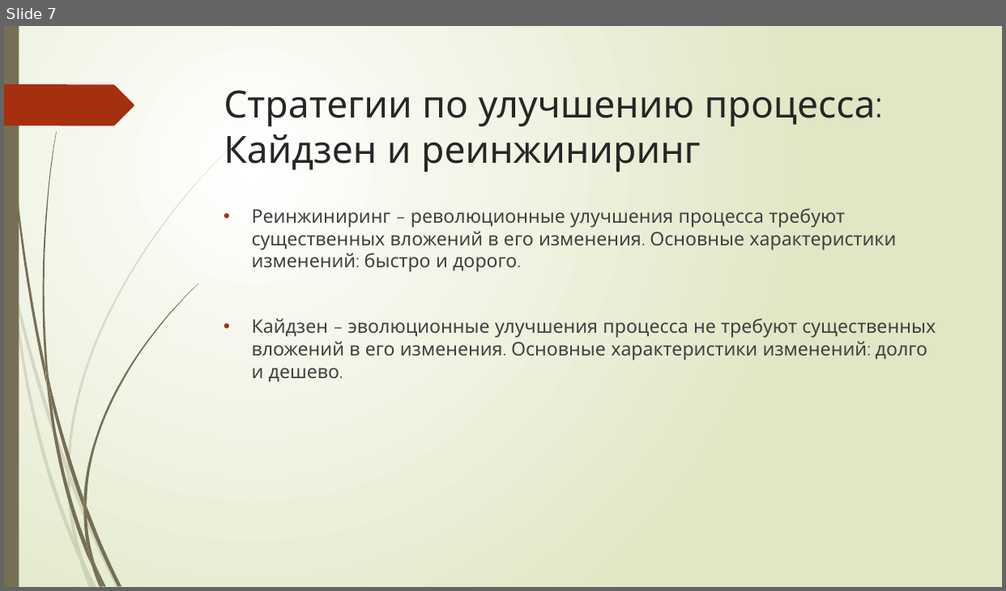
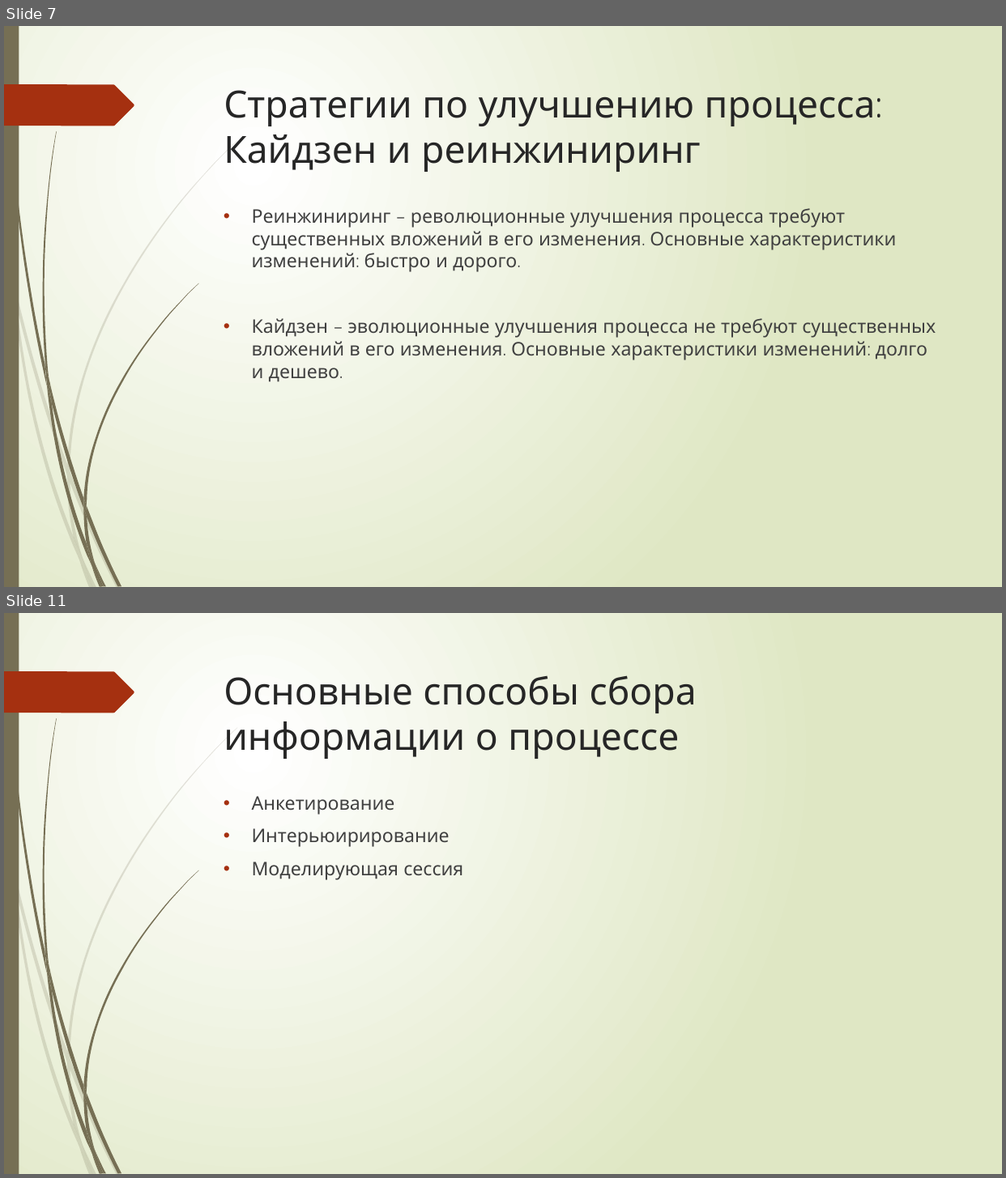
Before and after one commit to Vadilandus/Antonyuk-Vadim-Algoritm, a slide deck: Скиллбокс.pptx. Shown one above the other, each under a label of ours: slide 7 before the commit, slides 7 and 11 after it; the slides between them are not shown. The pictures are 1006x591 and 1006x1178 pixels, drawn with LibreOffice and Linux fonts; fonts in the diff are those of the drawing. Boxes give left, top, right and bottom in pixels: in the first picture for what was removed or moved away, otherwise in the second. Text is boxed around its words. In the diff, an @@ line names an element or a change of style, - is before the commit and + after.

```diff
--- a/Скиллбокс.pptx
+++ b/Скиллбокс.pptx
@@ slide 11 added at (4, 613, 1002, 1174), background gradient #FFFFFF to #DFE8C4; not listed: 24 template elements that a slide beside it also shows @@
@@ title added at (224, 675, 697, 759), 36 pt, text #262626 @@
+Основные способы сбора информации о процессе
@@ text added at (252, 796, 463, 880), 18 pt, text #404040 @@
+• Анкетирование
+• Интерьюирирование
+• Моделирующая сессия
```
Also in this commit, not shown: 13 other slides added.
